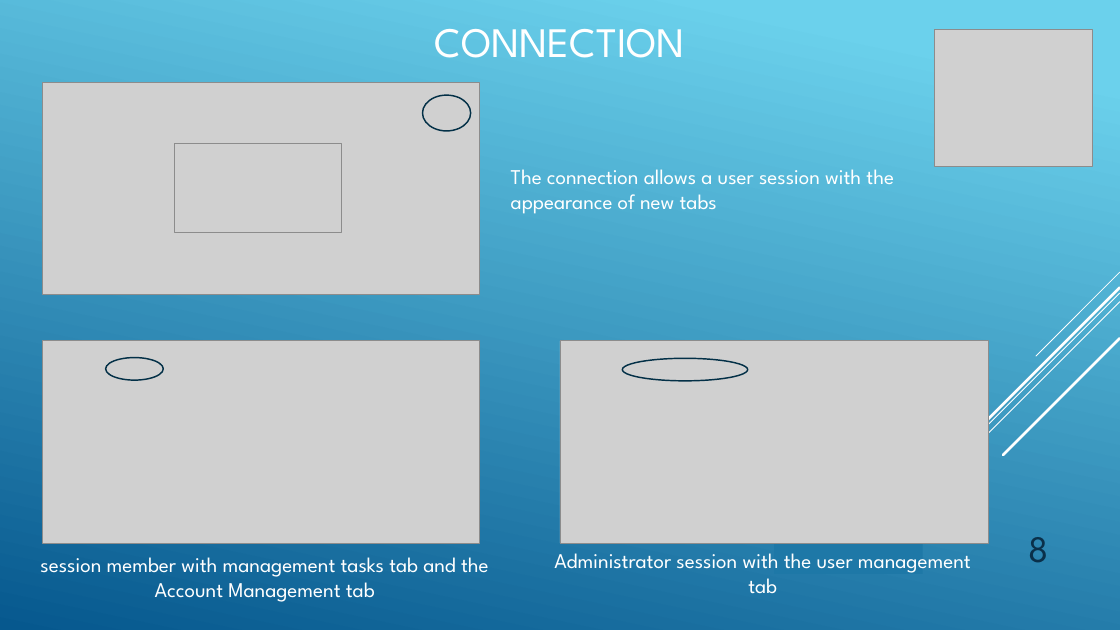
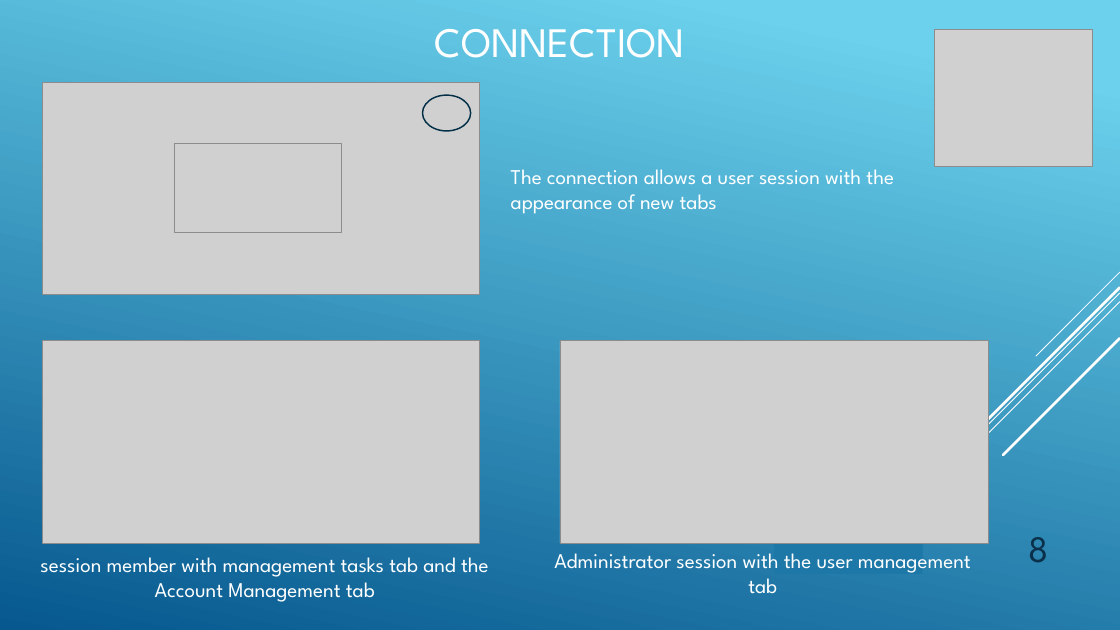
Before and after one commit to abarny/PTDawinSujet13, a slide deck: slide 8 of TeamShare.pptx. Drawn at 1120x630 pixels with LibreOffice and Linux fonts; fonts in the diff are those of the drawing; grey boxes stand for pictures. Boxes give left, top, right and bottom in pixels: in the first picture for what was removed or moved away, otherwise in the second. Text is boxed around its words. In the diff, an @@ line names an element or a change of style, - is before the commit and + after.

```diff
--- a/TeamShare.pptx
+++ b/TeamShare.pptx
@@ ellipse removed at <box>106,358,164,381</box> @@
@@ ellipse removed at <box>623,359,748,381</box> @@
```
Also in this commit, not shown: 1 other slide changed.
